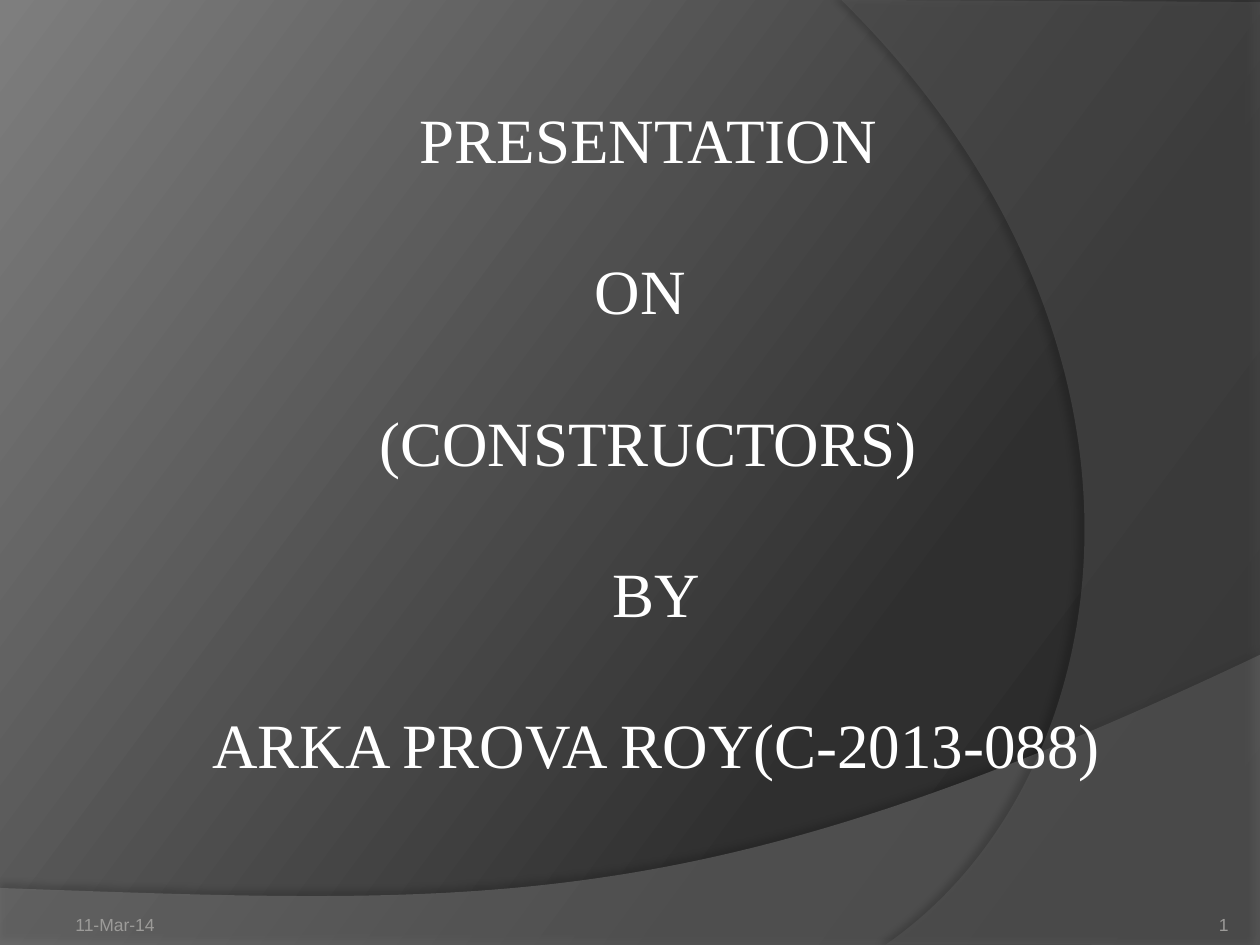
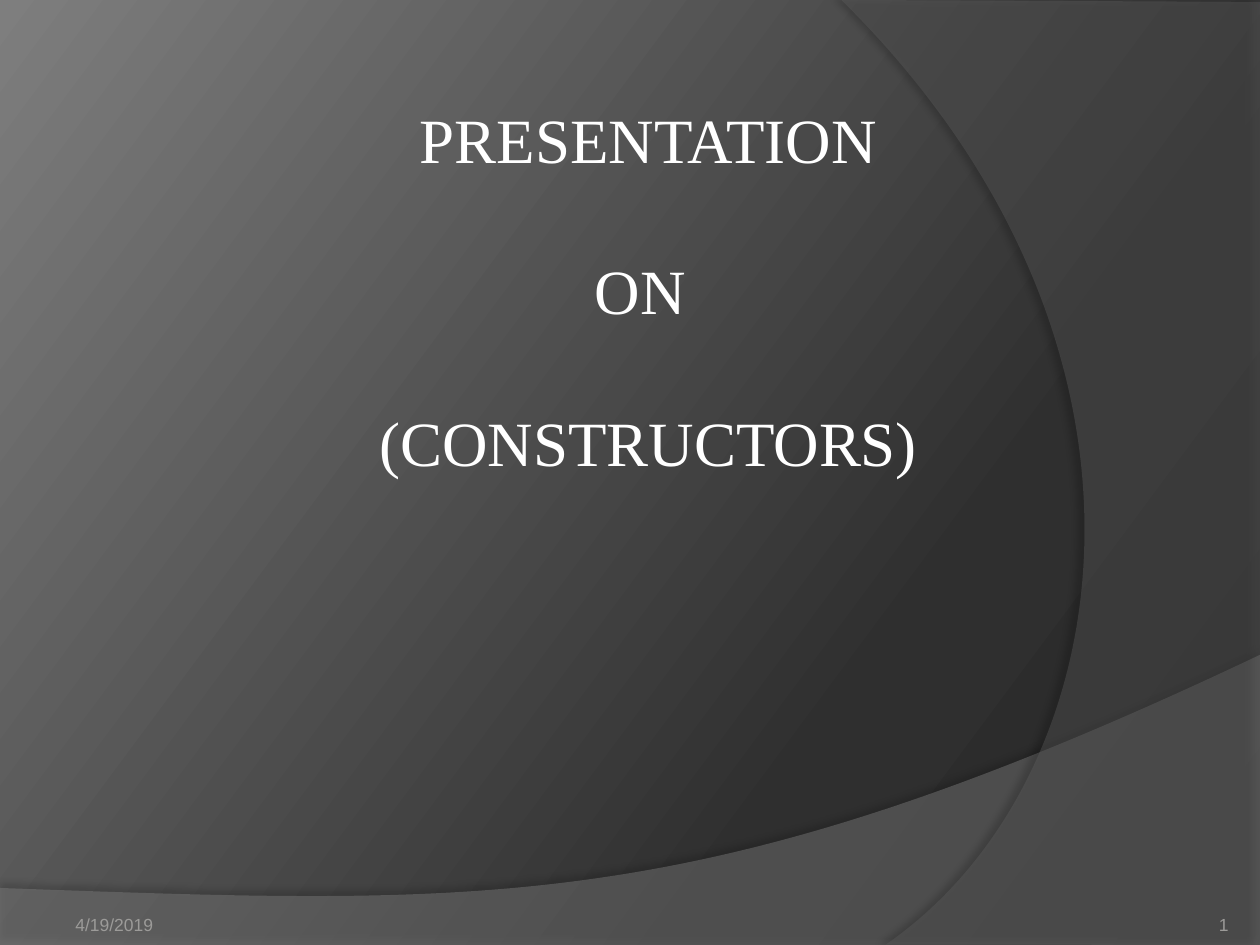
Before and after one commit to badriprem/C-PPT, a slide deck: slide 1 of CONSTRUCTORS.pptx. Drawn at 1260x945 pixels with LibreOffice and Linux fonts; fonts in the diff are those of the drawing. Boxes give left, top, right and bottom in pixels: in the first picture for what was removed or moved away, otherwise in the second. Text is boxed around its words. In the diff, an @@ line names an element or a change of style, - is before the commit and + after.

```diff
--- a/CONSTRUCTORS.pptx
+++ b/CONSTRUCTORS.pptx
@@ text at (212, 575, 1100, 780): paragraphs removed @@
-BY
-ARKA PROVA ROY(C-2013-088)
@@ text at (75, 918, 153, 931): text changed @@
-11-Mar-14
+4/19/2019
```
Also in this commit, not shown: 9 other slides changed, 24 other files.
